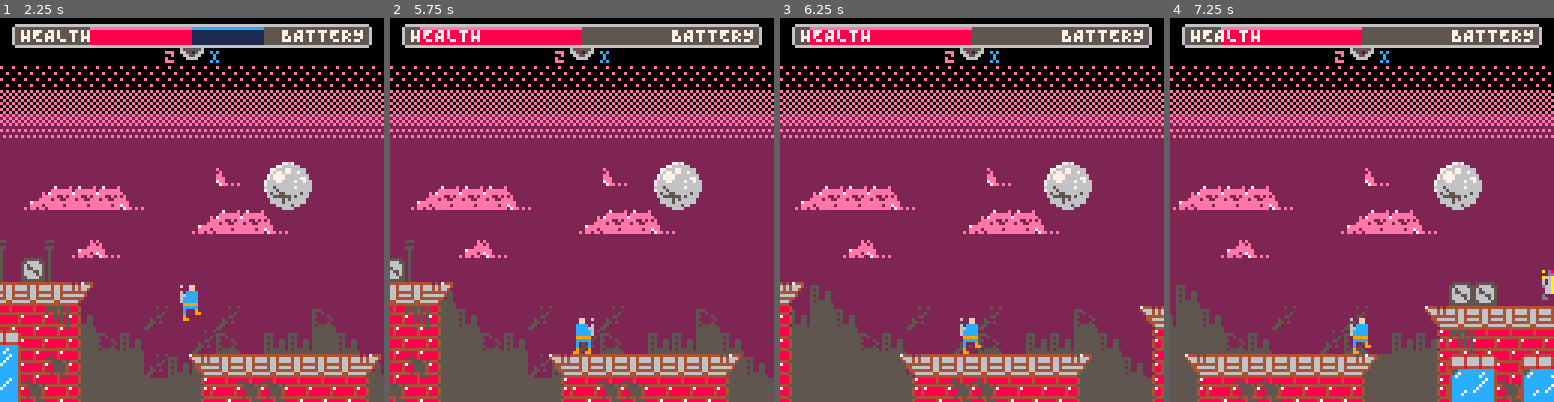
Above: before the commit, frames 1-4 (left to right).
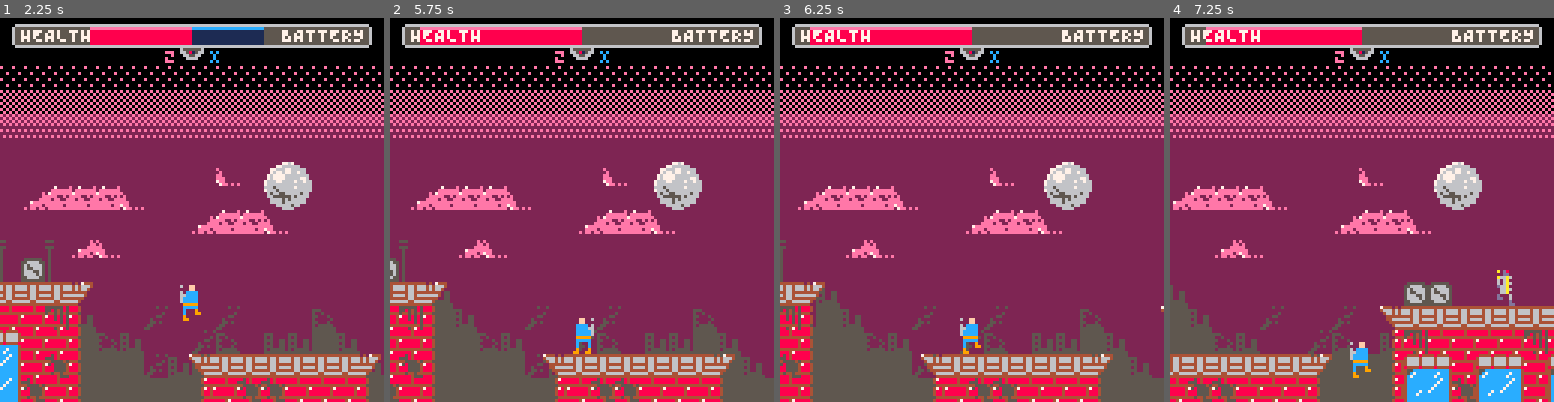
Above: after the commit, the same moments.

Repository: evanminto/ludum-dare-44
Game: PICO-8 cartridge ludum-dare-44.p8
Two runs of this game, one before a commit and one after it. Both use one fixed random seed, a clock stepped at 60 frames per second and the inputs below.
Inputs:
- Up to frame 1 (2.25 s): tap X (X key) at 0.33, 1.07, 1.85 s; tap O (Z key) at 0.7, 1.7, 2.1 s; hold Right 1.6-2.1 s; hold Up from 2.15 s (still down)
- Up to frame 2 (5.75 s): release Up at 2.42 s; hold Right 2.47-3.03 s; tap O (Z key) every 0.4 s from 2.5 to 5.7 s; tap X (X key) at 2.97, 4.08, 5.2 s; hold Left 3.08-3.58 s; hold Down 3.63-3.97 s; hold Right 4.02-4.68 s; hold Up 4.73-5.03 s; hold Left 5.08-5.68 s; hold Down from 5.73 s (still down)
- Up to frame 3 (6.25 s): release Down at 6.03 s; hold Right from 6.08 s (still down); tap O (Z key) at 6.1 s
- Up to frame 4 (7.25 s): tap X (X key) at 6.32 s; tap O (Z key) at 6.5, 6.9 s; release Right at 6.58 s; hold Right 6.63-7.13 s; hold Up from 7.18 s (still down)

Frame 1 is identical in both runs. In frame 2, 6.3% of the frame differs, in the area x 0-99%, y 57-100%; in frame 3, 9.3%; in frame 4, 16%, in the area x 0-100%, y 2-100%.

Commit message:
Tweak config values

Diff:
--- a/ludum-dare-44.p8
+++ b/ludum-dare-44.p8
@@ -95,7 +95,7 @@
   maxhealth = 58,
   starthealth = 29,
   falldmgamount = 7,
-  atkdmgamount = 7,
+  atkdmgamount = 8,
   hitstuntime = 30,
   fallimmobile = 15,
   hitstunflashframerate = 2,
@@ -110,7 +110,7 @@
   maxtime = 58,
   starttime = 29,
   tickframes = 60,
-  tickamount = 0.04,
+  tickamount = 0.05,
   tickevent = 'move',
 
   -- amount lost/gained each time you convert between health/time
